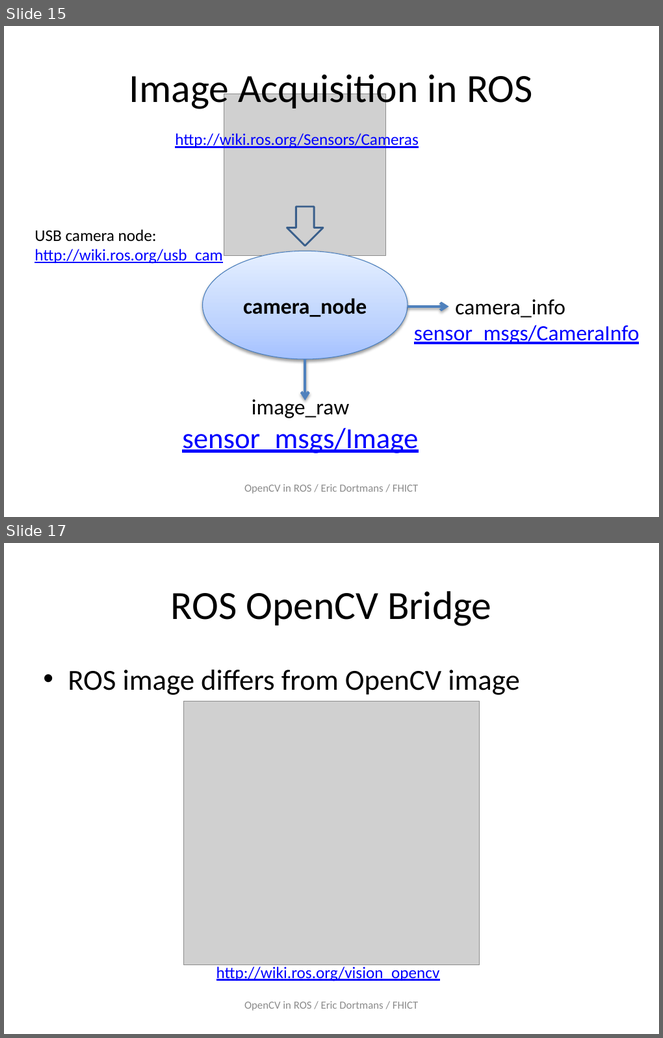
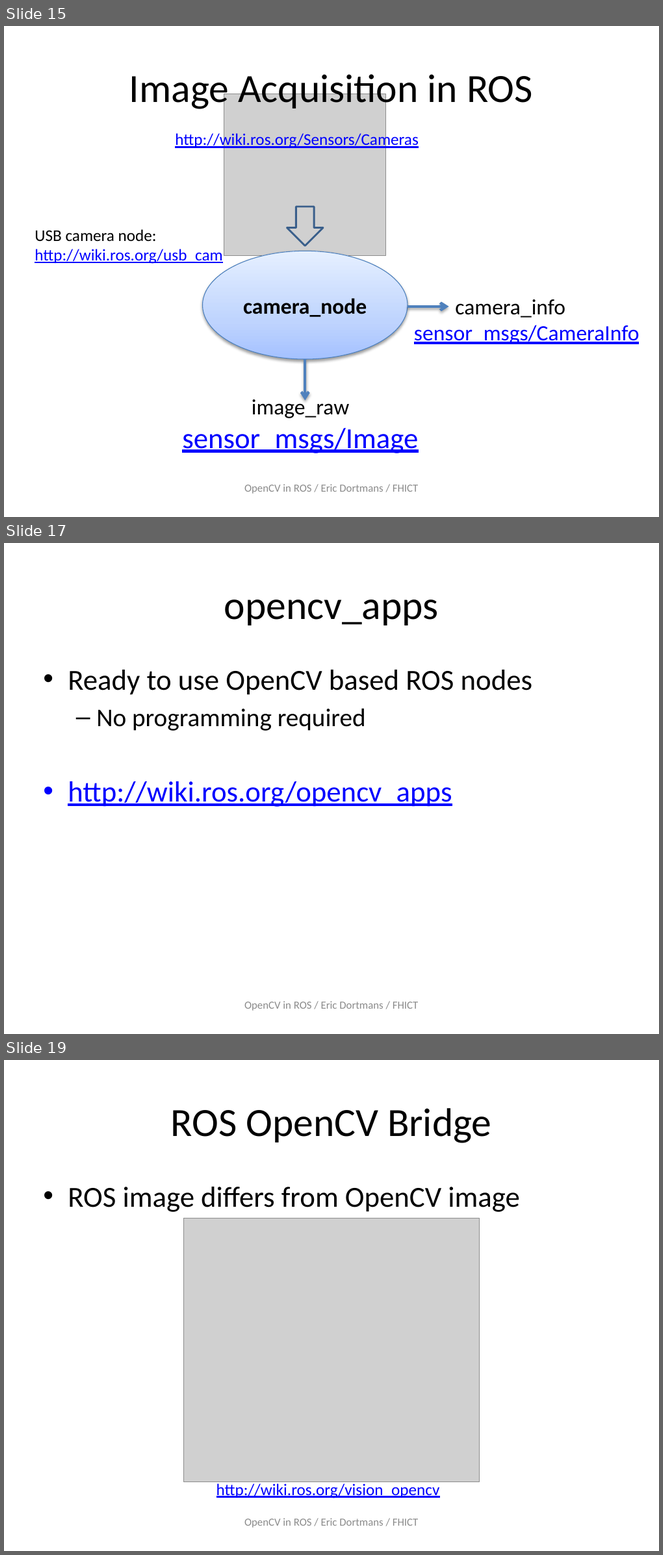
Before and after one commit to dortmans/ros_opencv, a slide deck: doc/ROS_OpenCV.pptx. Shown one above the other, each under a label of ours: slides 15 and 17 before the commit, slides 15, 17 and 19 after it; the slides between them are not shown. The pictures are 663x1038 and 663x1555 pixels, drawn with LibreOffice and Linux fonts; fonts in the diff are those of the drawing; grey boxes stand for pictures. Boxes give left, top, right and bottom in pixels: in the first picture for what was removed or moved away, otherwise in the second. Text is boxed around its words. In the diff, an @@ line names an element or a change of style, - is before the commit and + after.

```diff
--- a/doc/ROS_OpenCV.pptx
+++ b/doc/ROS_OpenCV.pptx
@@ slide 17 added at [4,543,659,1034], background #FFFFFF @@
@@ title added at [224,600,439,626], 44 pt, text #000000 @@
+opencv_apps
@@ text added at [68,670,532,807], 32 pt, text #000000 @@
+• Ready to use OpenCV based ROS nodes
+  – No programming required
+• http://wiki.ros.org/opencv_apps
@@ text added at [244,1001,419,1011], 12 pt, text #8C8C8C @@
+OpenCV in ROS / Eric Dortmans / FHICT
@@ what was slide 17 is now slide 19 @@
```
Also in this commit, not shown: 2 slides changed, 1 other slide added.
